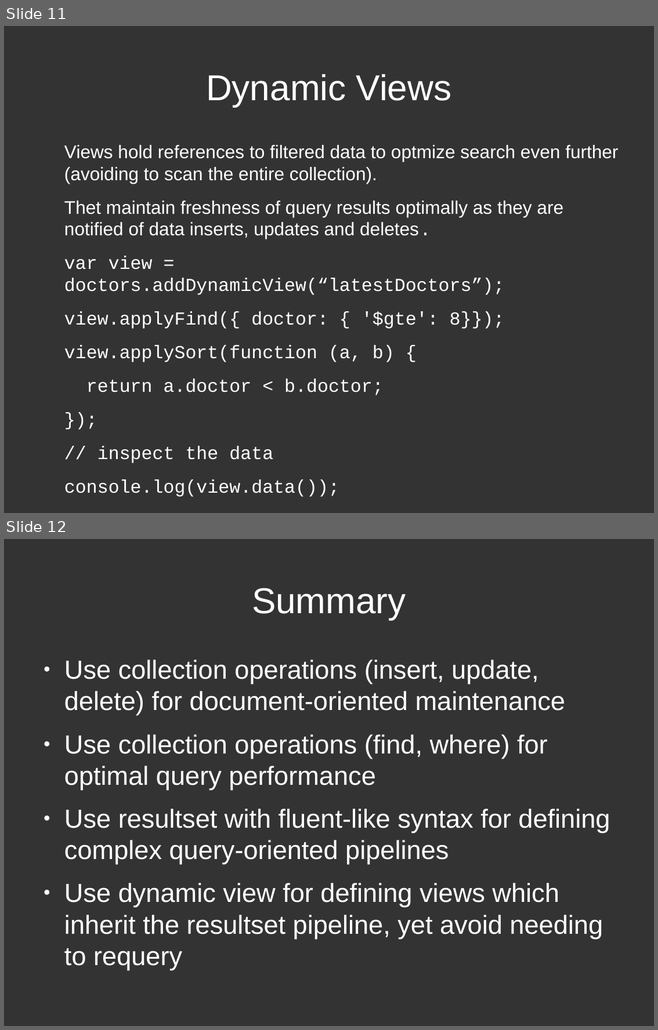
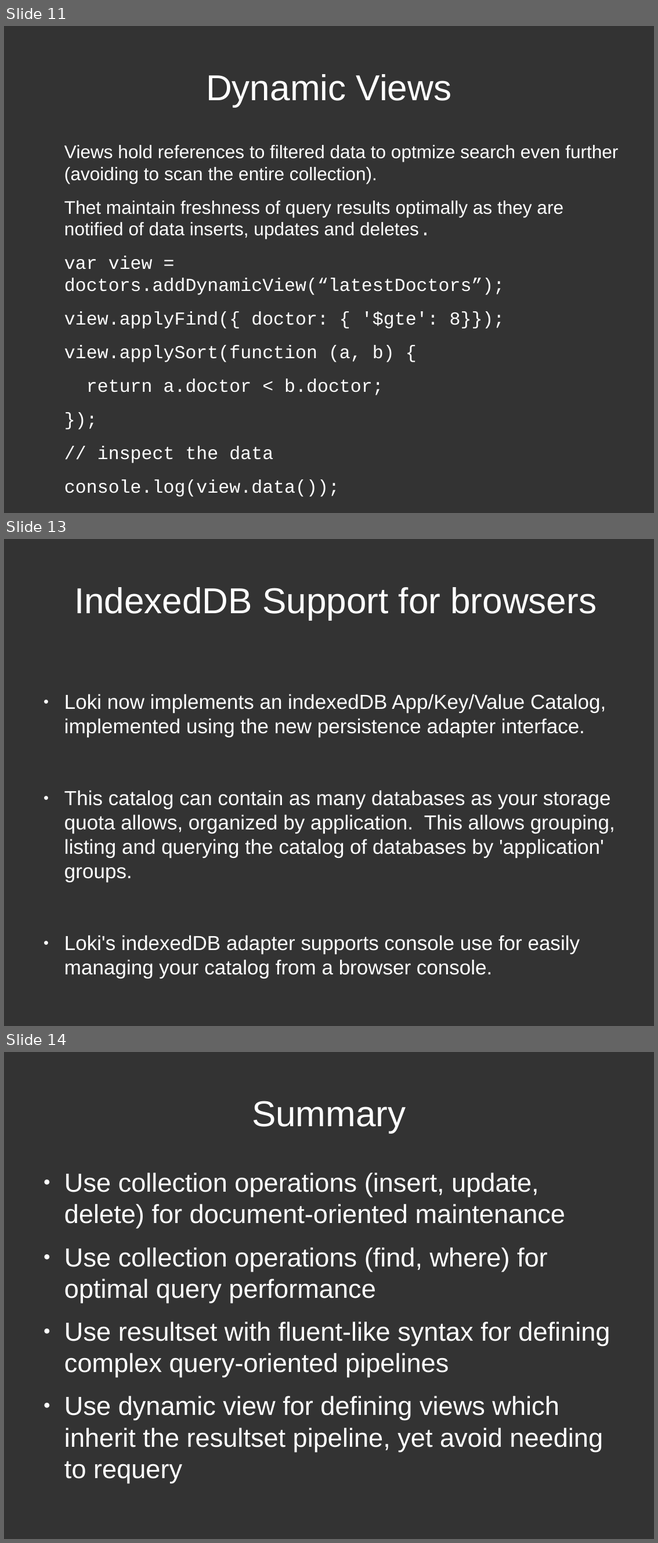
Before and after one commit to techfort/LokiJS, a slide deck: docs/lokijs.odp. Shown one above the other, each under a label of ours: slides 11 and 12 before the commit, slides 11, 13 and 14 after it; the slides between them are not shown. The pictures are 658x1030 and 658x1543 pixels, drawn with LibreOffice and Linux fonts; fonts in the diff are those of the drawing. Boxes give left, top, right and bottom in pixels: in the first picture for what was removed or moved away, otherwise in the second. Text is boxed around its words. In the diff, an @@ line names an element or a change of style, - is before the commit and + after.

```diff
--- a/docs/lokijs.odp
+++ b/docs/lokijs.odp
@@ slide 13 added at (4,539,654,1026), background #333333 @@
@@ title added at (74,587,596,620), 44 pt, text #FFFFFF @@
+IndexedDB Support for browsers
@@ text added at (64,694,615,979), 24.8 pt, text #FFFFFF @@
+● Loki now implements an indexedDB App/Key/Value Catalog, implemented using the new persistence adapter interface.
+● This catalog can contain as many databases as your storage quota allows, organized by application. This allows grouping, listing and querying the catalog of databases by 'application' groups.
+● Loki's indexedDB adapter supports console use for easily managing your catalog from a browser console.
@@ what was slide 12 is now slide 14 @@
```
Also in this commit, not shown: 5 slides changed, 1 other slide added.
